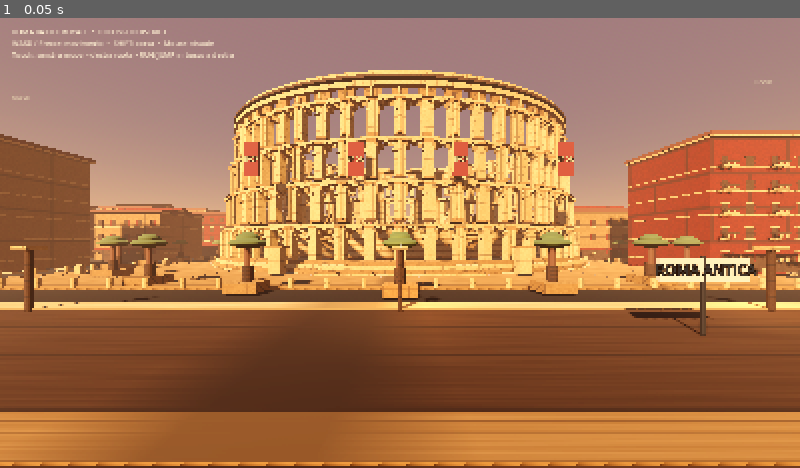
Above: before the commit, frame 1.
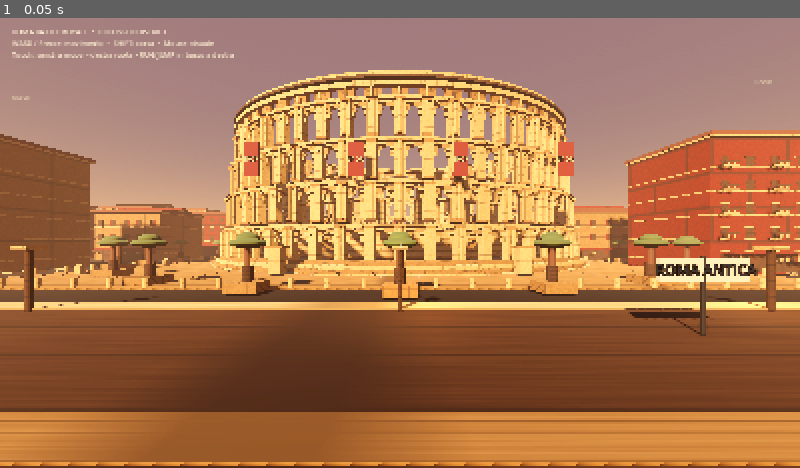
Above: after the commit, the same moment.

Repository: romabattleroyale/Roma-BRT
Game: Godot game, scene res://main.tscn
Same seed, same stepped clock (60 frames per second), same inputs: the game is played once before the commit and once after it.
Inputs:
- Up to frame 1 (0.05 s): no input

The runs differ from the first frame. In frame 1, 1.7% of the frame differs, in the area x 28-72%, y 17-51%.

Commit message:
Correct arcade voussoir proportions so arch stones span the opening instead of blocking the facade

Diff:
--- a/quality_lab/main.gd
+++ b/quality_lab/main.gd
@@ -268,7 +268,7 @@
 			for stone_idx in range(7):
 				var theta := PI - PI * float(stone_idx) / 6.0
 				var arc_pos := Vector3(cos(mid_a) * rx, y + 3.0 + sin(theta) * 1.35, sin(mid_a) * rz) + tangent_arch * (cos(theta) * 1.35)
-				var voussoir := _box(col, Vector3(1.42, 0.42, 0.55), arc_pos, trim)
+				var voussoir := _box(col, Vector3(0.58, 0.42, 1.42), arc_pos, trim)
 				voussoir.look_at(arc_pos + tangent_arch, Vector3.UP)
 				voussoir.rotate_object_local(Vector3(0, 0, 1), theta - PI * 0.5)
 		_elliptical_ring(col, rx + 0.35, rz + 0.35, 0.45, y + 4.65, trim)
